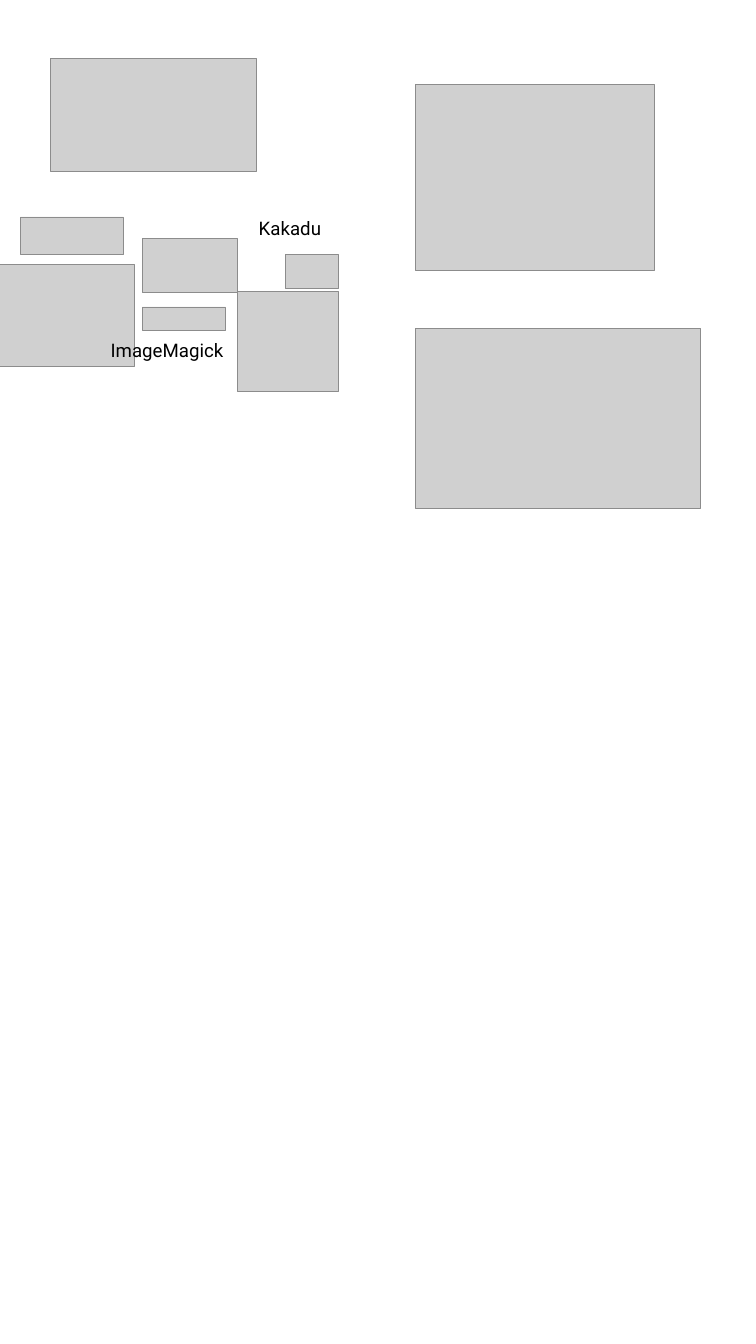
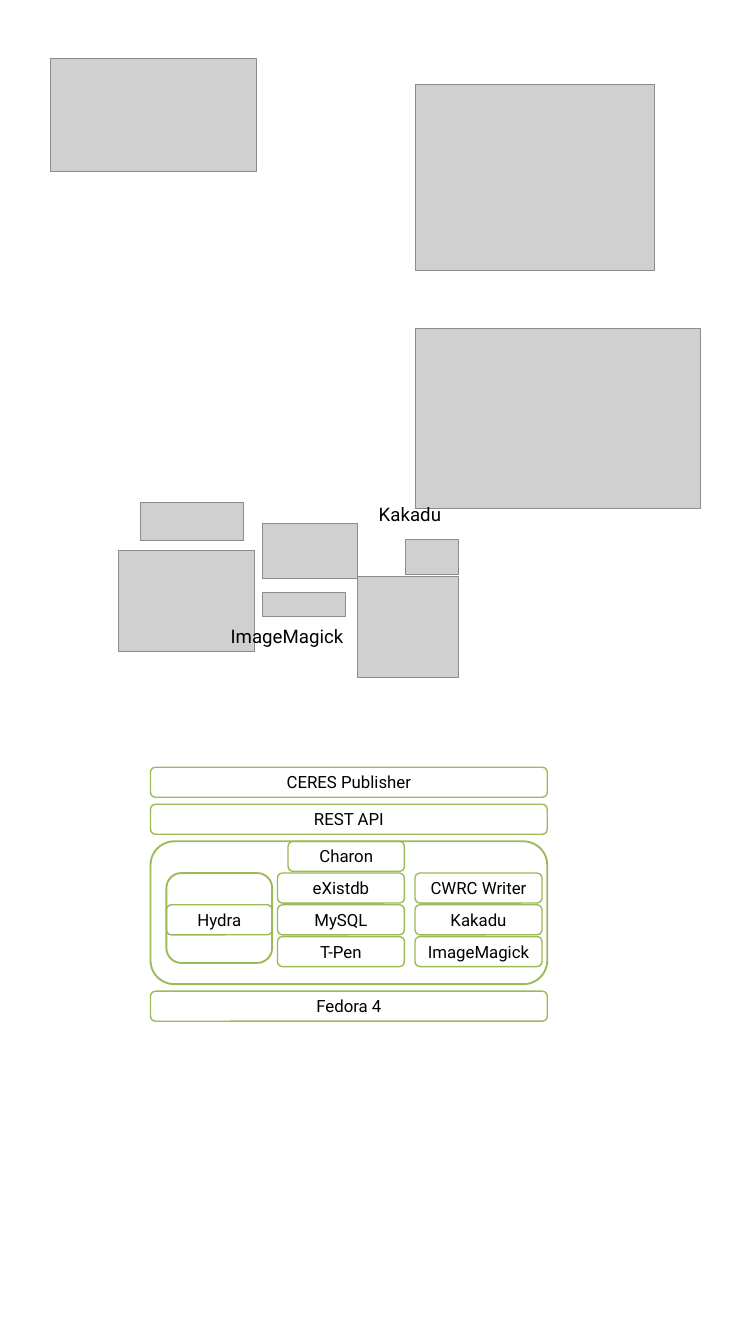
Before and after one commit to sarahjeansweeney/Presentations, a slide deck: slide 2 of Open Repositories 2017/Charon Poster/OR2017_Charon_Poster_Working.pptx. Drawn at 756x1344 pixels with LibreOffice and Linux fonts; fonts in the diff are those of the drawing; grey boxes stand for pictures. Boxes give left, top, right and bottom in pixels: in the first picture for what was removed or moved away, otherwise in the second. Text is boxed around its words. In the diff, an @@ line names an element or a change of style, - is before the commit and + after.

Commit message:
More layout adjustments, component diagram

```diff
--- a/Open Repositories 2017/Charon Poster/OR2017_Charon_Poster_Working.pptx
+++ b/Open Repositories 2017/Charon Poster/OR2017_Charon_Poster_Working.pptx
@@ 6 pictures, 2 texts: place and size @@
-6 pictures, 2 texts at [0, 217, 339, 392]
+6 pictures, 2 texts at [119, 503, 458, 677]
@@ rounded rectangle added at [151, 767, 548, 798], outline #9BBB59 1.5 pt, 18 pt, text #000000 @@
+CERES Publisher
@@ rounded rectangle added at [151, 804, 548, 835], outline #9BBB59 1.5 pt, 18 pt, text #000000 @@
+REST API
@@ rounded rectangle added at [151, 841, 548, 984], outline #9BBB59 2 pt @@
@@ rounded rectangle added at [288, 841, 405, 872], outline #9BBB59 1.5 pt, 18 pt, text #000000 @@
+Charon
@@ rounded rectangle added at [167, 873, 272, 963], outline #9BBB59 2 pt @@
@@ rounded rectangle added at [278, 873, 405, 903], outline #9BBB59 1.5 pt, 18 pt, text #000000 @@
+eXistdb
@@ rounded rectangle added at [415, 873, 542, 903], outline #9BBB59 1.5 pt, 18 pt, text #000000 @@
+CWRC Writer
@@ rounded rectangle added at [167, 905, 272, 935], outline #9BBB59 1.5 pt, 18 pt, text #000000 @@
+Hydra
@@ rounded rectangle added at [278, 905, 405, 935], outline #9BBB59 1.5 pt, 18 pt, text #000000 @@
+MySQL
@@ rounded rectangle added at [415, 905, 542, 935], outline #9BBB59 1.5 pt, 18 pt, text #000000 @@
+Kakadu
@@ rounded rectangle added at [278, 937, 405, 967], outline #9BBB59 1.5 pt, 18 pt, text #000000 @@
+T-Pen
@@ rounded rectangle added at [415, 937, 542, 967], outline #9BBB59 1.5 pt, 18 pt, text #000000 @@
+ImageMagick
@@ rounded rectangle added at [151, 991, 548, 1021], outline #9BBB59 1.5 pt, 18 pt, text #000000 @@
+Fedora 4
```
Also in this commit, not shown: 1 other slide changed.
